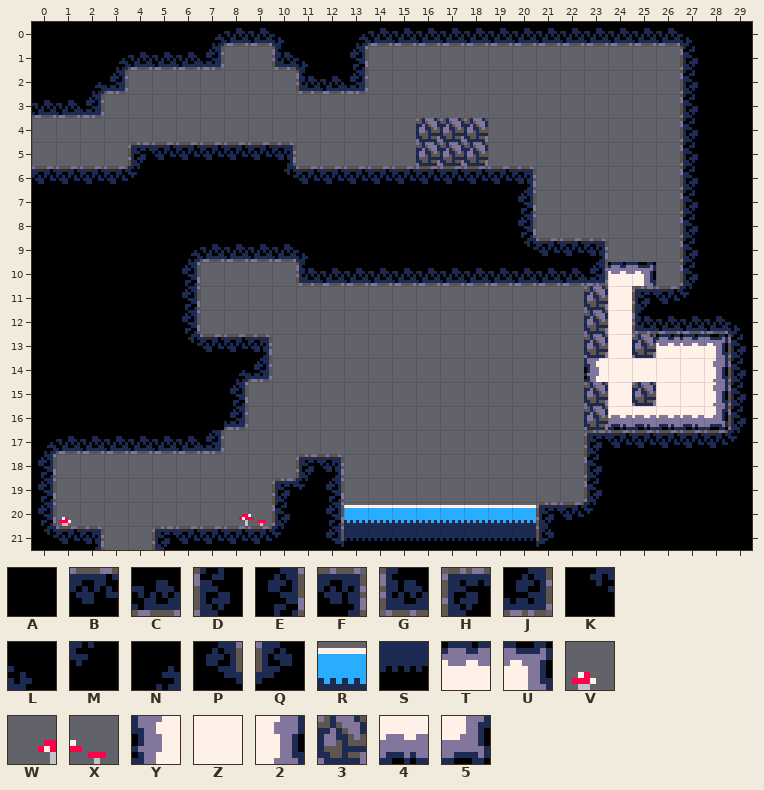
Two states of a Tiled map, assets/tiled/maps/room09.tmx. Above is the file before it was changed.
Cells are 8x8 px. Shown: x 0..29, y 0..21.
Key: from "tileset": A 0, B 1, C 1 turned 180, D 1 turned 270, E 1 turned 90, F 2, G 2 turned 180, H 2 turned 270, J 2 turned 90, K 3, L 3 turned 180, M 3 turned 270, N 3 turned 90, P 4, Q 4 flipped left-right, R 16 "water", S 17 "water", T 19 "heat", U 20 "heat", V 25 "decor", W 26 "decor", X 27 "decor", Y 34 "heat", Z 35 "heat", 2 36 "heat", 3 37, 4 51 "heat", 5 52 "heat".
_ is an empty cell.
Layer "Tile Layer 1" before, first column x 0:
 0 AAAAAAANCCLAANCCCCCCCCCCCCCLAA
 1 AAANCCCJ__GLAE_____________DAA
 2 AANJ_______GCJ_____________DAA
 3 CCJ________________________DAA
 4 ________________333________DAA
 5 ____HBBBBBF_____333________DAA
 6 BBBBMAAAAAKBBBBBBBBBF______DAA
 7 AAAAAAAAAAAAAAAAAAAAE______DAA
 8 AAAAAAAAAAAAAAAAAAAAE______DAA
 9 AAAAAANCCCCLAAAAAAAAKBBF___DAA
10 AAAAAAE____GCCCCCCCCCCCJTU_DAA
11 AAAAAAE________________3ZHBMAA
12 AAAAAAE________________3ZGCCCL
13 AAAAAAKBBF_____________3Z3TTUD
14 AAAAAAAANJ_____________YZZZZ2D
15 AAAAAAAAE______________3Z3ZZ2D
16 AAAAAAAAJ______________344445D
17 NCCCCCCJ_______________HBBBBBM
18 E__________HF__________DAAAAAA
19 E_________HME__________DAAAAAA
20 EV______WXDAERRRRRRRRHBMAAAAAA
21 KBF__HBBBBMAPSSSSSSSSQAAAAAAAA
After:
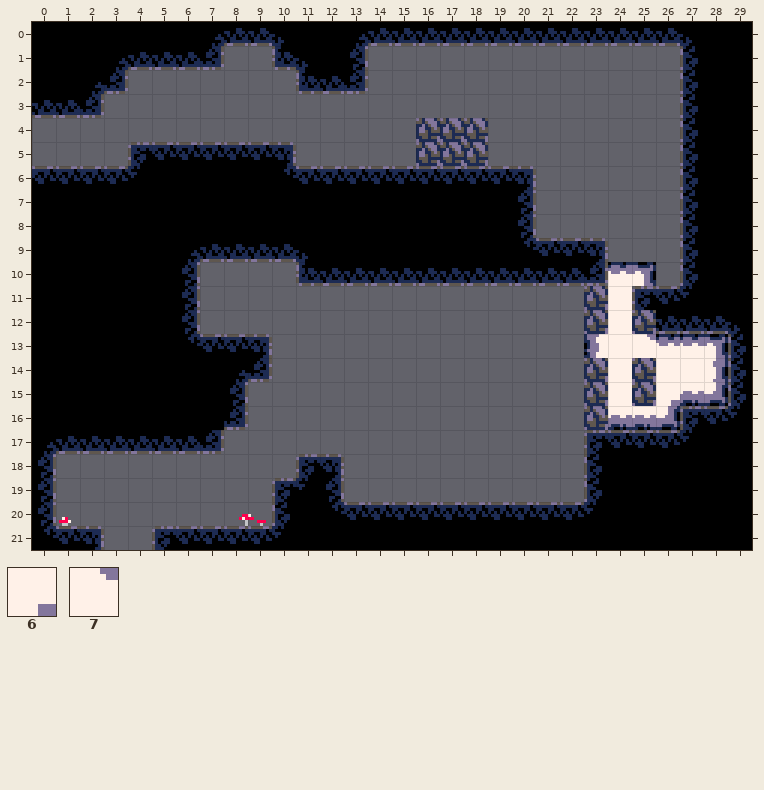
Further tiles: from "tileset": 6 53 "heat", 7 69 "heat".
Change:
Layer "Tile Layer 1":
Tile G becomes tile 3 in row 12 at x 25.
Tile Y becomes tile 3 in row 14 at x 23.
Tile Z becomes tile 3 in row 14 at x 25.
Tile Z becomes tile 4 in row 15 at x 27.
Tile 2 becomes tile 5 in row 15 at x 28.
Tile 4 becomes tile 5 in row 16 at x 26.
Tile Z becomes tile 6 in row 15 at x 26.
Tile 3 becomes tile 7 in row 13 at x 25.
Tile B becomes tile A in row 17 at x 28.
Tile M becomes tile A in row 17 at x 29.
Tile P becomes tile A in row 21 at x 12.
Tile Q becomes tile A in row 21 at x 21.
Tile S becomes tile A in row 21 at x 13 to 20.
Tile 5 becomes tile B in row 16 at x 28.
Tile H becomes tile B in row 20 at x 21.
Tile R becomes tile B in row 20 at x 13 to 20.
Tile 4 becomes tile H in row 16 at x 27.
Tile E becomes tile K in row 20 at x 12.
Tile B becomes tile M in row 17 at x 27.
Tile D becomes tile M in row 16 at x 29.
Tile 3 becomes tile Y in row 13 at x 23.
